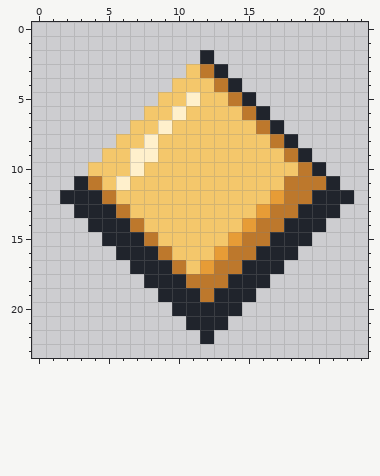
Pixel-art file: assets/source/aseprite/candy_1.aseprite. The picture above is the old version.
24x24 pixels, 1 frame.
The same view after the edit:
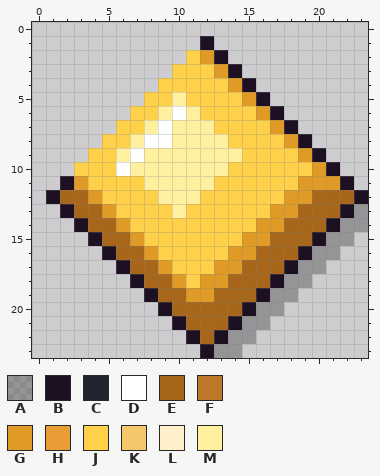
Palette (. is transparent): A #00000046  B #1c1022  C #20242c  D #ffffff  E #a8661a  F #bd782c  G #e09a26  H #e79c36  J #ffd04a  K #f4c76b  L #fff0cc  M #fff0a0
Diff:
layer "Soft shadow" added
layer "Body and shading" added
layer "Glint" added
layer "Ink silhouette" removed
Changed rows in their new state; - is an unchanged pixel.
Layers "Glint", "Body and shading", "Soft shadow":
first column x 1:
 1 -----------B-----------
 2 ----------JGB----------
 3 ---------JJJGB---------
 4 --------JJJJJGB--------
 5 -------JJMJJJJGB-------
 6 ------JJMDMJJJJGB------
 7 -----JJMDMMMJJJJGB-----
 8 ----JJMDDMMMMJJJJGB----
 9 ---JJMDMMMMMMMJJJJGB---
10 --JJJDMMMMMMMJJJJJJGB--
11 -BGJJJJMMMMMJJJJJJGGGB-
12 BEEGJJJJMMMJJJJJJGGEEEB
13 -BEEGJJJJMJJJJJJGGEEEBA
14 --BEEGJJJJJJJJJGGEEEBAA
15 ---BEEGJJJJJJJGGEEEBAA-
16 ----BEEGJJJJJGGEEEBAA--
17 -----BEEGJJJGGEEEBAA---
18 ------BEEGJGGEEEBAA----
19 -------BEEGGEEEBAA-----
20 --------BEEEEEBAA------
21 ---------BEEEBAA-------
22 ----------BEBAA--------
23 -----------BAA---------
